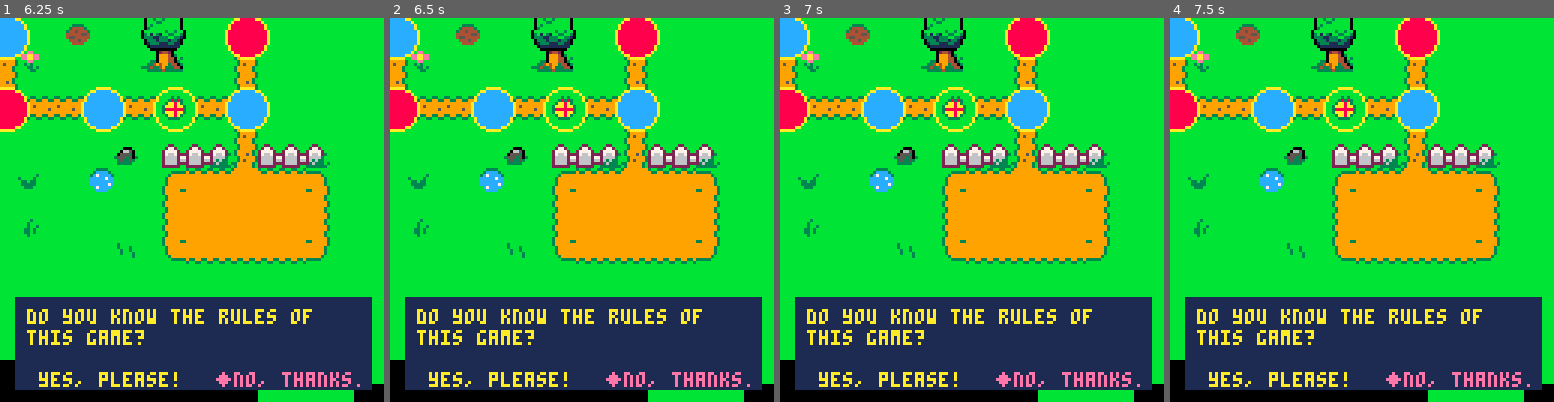
Above: before the commit, frames 1-4 (left to right).
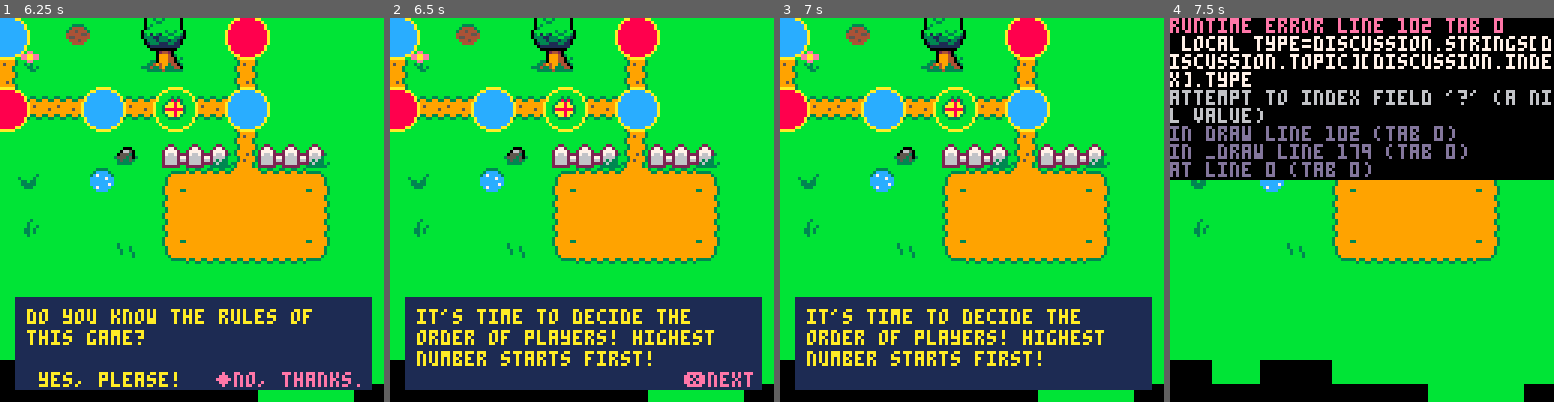
Above: after the commit, the same moments.

Repository: FIXMESTEVE/pico8_fiesta_party
Game: PICO-8 cartridge party.p8
Same seed, same stepped clock (60 frames per second), same inputs: the game is played once before the commit and once after it.
Inputs:
- Up to frame 1 (6.25 s): tap X (X key) at 0.33, 1.07, 1.85, 2.97, 4.08, 5.2 s; hold Right 1.6-2.1 s; hold Up 2.15-2.42 s; hold Right 2.47-3.03 s; hold Left 3.08-3.58 s; hold Down 3.63-3.97 s; hold Right 4.02-4.68 s; hold Up 4.73-5.03 s; hold Left 5.08-5.68 s; hold Down 5.73-6.03 s; hold Right from 6.08 s (still down)
- Up to frame 2 (6.5 s): keep holding Right; tap X (X key) at 6.32 s
- Up to frame 3 (7 s): release Right at 6.58 s; hold Right from 6.63 s (still down)
- Up to frame 4 (7.5 s): release Right at 7.13 s; hold Up 7.18-7.45 s; tap X (X key) at 7.43 s

Frame 1 is identical in both runs. In frame 2, 4.4% of the frame differs, in the area x 7-95%, y 75-97%; in frame 3, 4.5%; in frame 4, 65%, in the area x 0-100%, y 0-97%.
Error after the commit: runtime error line 102 tab 0; local type=discussion.strings[discussion.topic][discussion.index].type; attempt to index field '?' (a nil value)

Commit message:
Updated party.p8

Diff:
--- a/party.p8
+++ b/party.p8
@@ -29,7 +29,8 @@
 	intro={
 		{
 			text="welcome to pico-8 fiesta party!",
-			type="next"
+			type="next",
+			nextfunc=function()index+=1 end
 		},
 		{
 			text="do you know the rules of this game?",
@@ -41,8 +42,12 @@
 	},
 	intro2={
 		{
-			text="let's go!",
-			type="next"
+			text="it's time to decide the order of players! highest number starts first!",
+			type="next",
+			nextfunc=function()
+				discussion.active=false
+				boardstate="decideorder"
+			end
 		}
 	},
 	rules={
@@ -54,8 +59,8 @@
 }
 discussion.changetopic=function(topic)
 	if(discussion.topic!=topic)then
+		discussion.index=1
 		discussion.topic=topic
-		discussion.index=1
 	end
 end
 discussion.update=function()
@@ -75,7 +80,12 @@
 		discussion.displaynextbtn=false
 		if(btnp(1))discussion.strings[discussion.topic][discussion.index].current=2
 		if(btnp(0))discussion.strings[discussion.topic][discussion.index].current=1
+		local c=discussion.strings[discussion.topic][discussion.index].current
 		--todo: confirm and routes
+		if(btnp(5))then
+			if(c==1)discussion.strings[discussion.topic][discussion.index].yesfunc()
+			if(c==2)discussion.strings[discussion.topic][discussion.index].nofunc()
+		end
 	else
 		discussion.displaynextbtn=false
 	end
@@ -224,12 +234,14 @@
 
 function update_game()
 	if(boardstate=="begin")update_state_begin()
+	if(boardstate=="decide_order")update_decide_order()
 end
 
 function update_state_begin()
 	if(not camera_cutscene_move(170,270,true))return
 	discussion.active=true
 	discussion.changetopic("intro")
+	boardstate="tutorial"
 end
 
 function camera_cutscene_move(camx_target,camy_target,smoothly)
